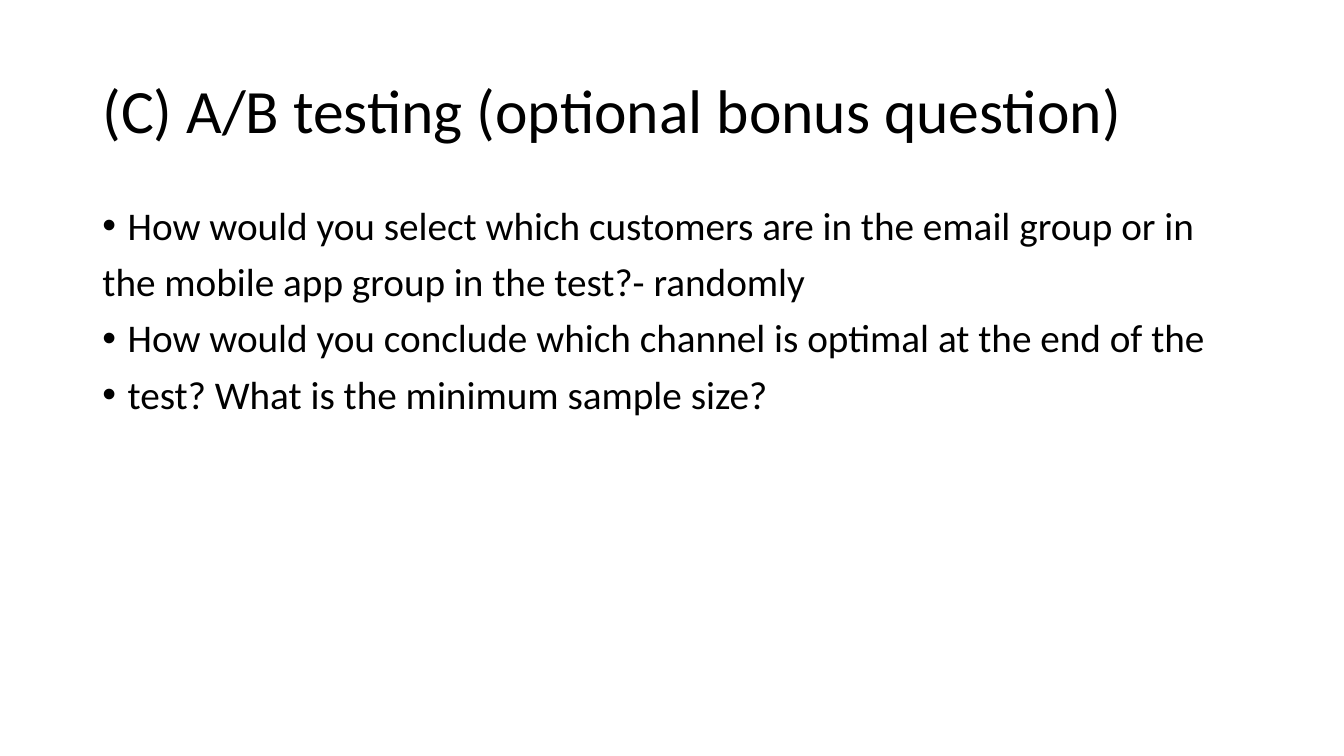
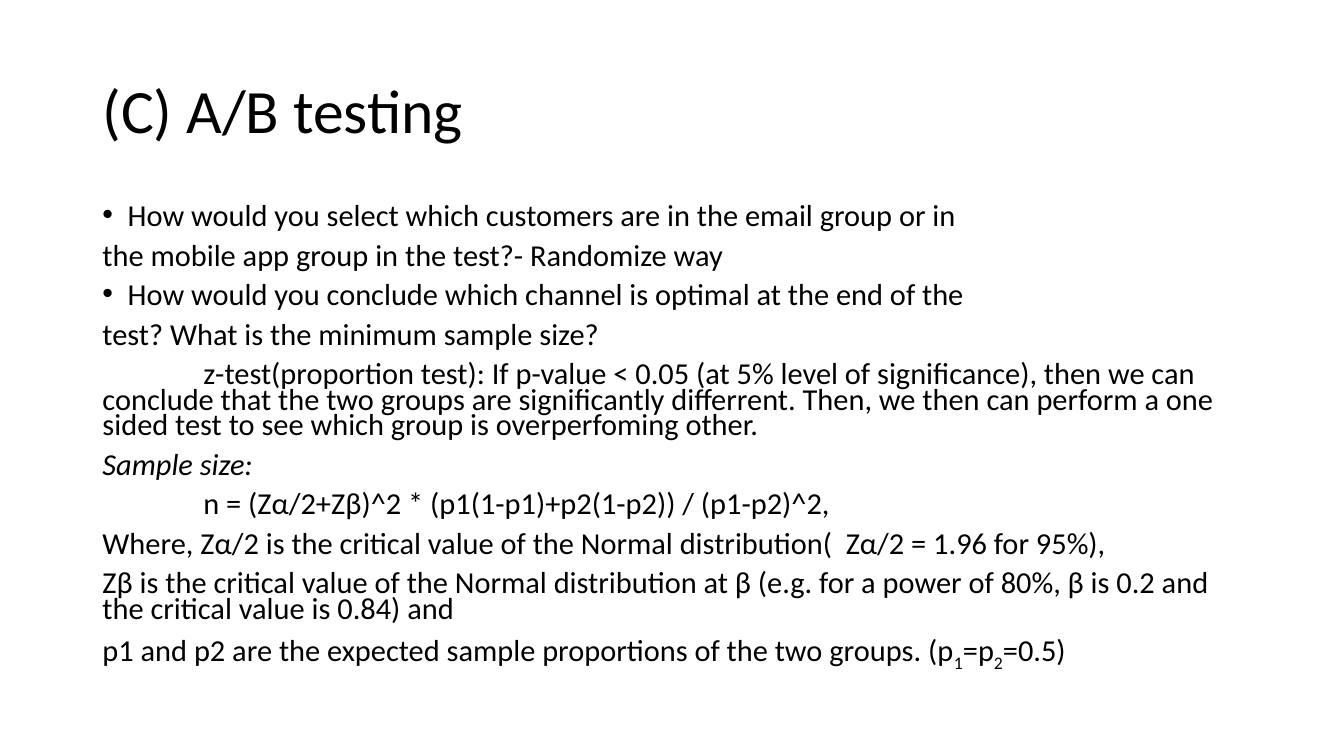
Before and after one commit to mmasud/DS_project, a slide deck: slide 6 of seb_project/results/presentation.pptx (slide 8 before the commit). Drawn at 1344x756 pixels with LibreOffice and Linux fonts; fonts in the diff are those of the drawing. Boxes give left, top, right and bottom in pixels: in the first picture for what was removed or moved away, otherwise in the second. Text is boxed around its words. In the diff, an @@ line names an element or a change of style, - is before the commit and + after.

```diff
--- a/seb_project/results/presentation.pptx
+++ b/seb_project/results/presentation.pptx
@@ title at (102,88,463,144): text changed @@
-(C) A/B testing (optional bonus question)
+(C) A/B testing
@@ text at (102,205,963,350): size 28 to 21.7 pt in "How would you select which customers are ...", "How would you conclude which channel is ...", "test? What is the minimum sample size?"; line spacing 0.9 to 0.7; bullet • to none @@
@@ text at (102,245,723,272): text changed; size 28 to 21.7 pt @@
-the mobile app group in the test?- randomly
+the mobile app group in the test?- Randomize way
@@ text at (102,362,1213,667): paragraphs added @@
+z-test(proportion test): If p-value < 0.05 (at 5% level of significance), then we can conclude that the two groups are significantly differrent. Then, we then can perform a one sided test to see which group is overperfoming other.
+Sample size:
+n = (Zα/2+Zβ)^2 * (p1(1-p1)+p2(1-p2)) / (p1-p2)^2,
+Where, Zα/2 is the critical value of the Normal distribution( Zα/2 = 1.96 for 95%),
+Zβ is the critical value of the Normal distribution at β (e.g. for a power of 80%, β is 0.2 and the critical value is 0.84) and
+p1 and p2 are the expected sample proportions of the two groups. (p1=p2=0.5)
```
Also in this commit, not shown: 3 other slides changed, 2 slides removed, 11 other files.
